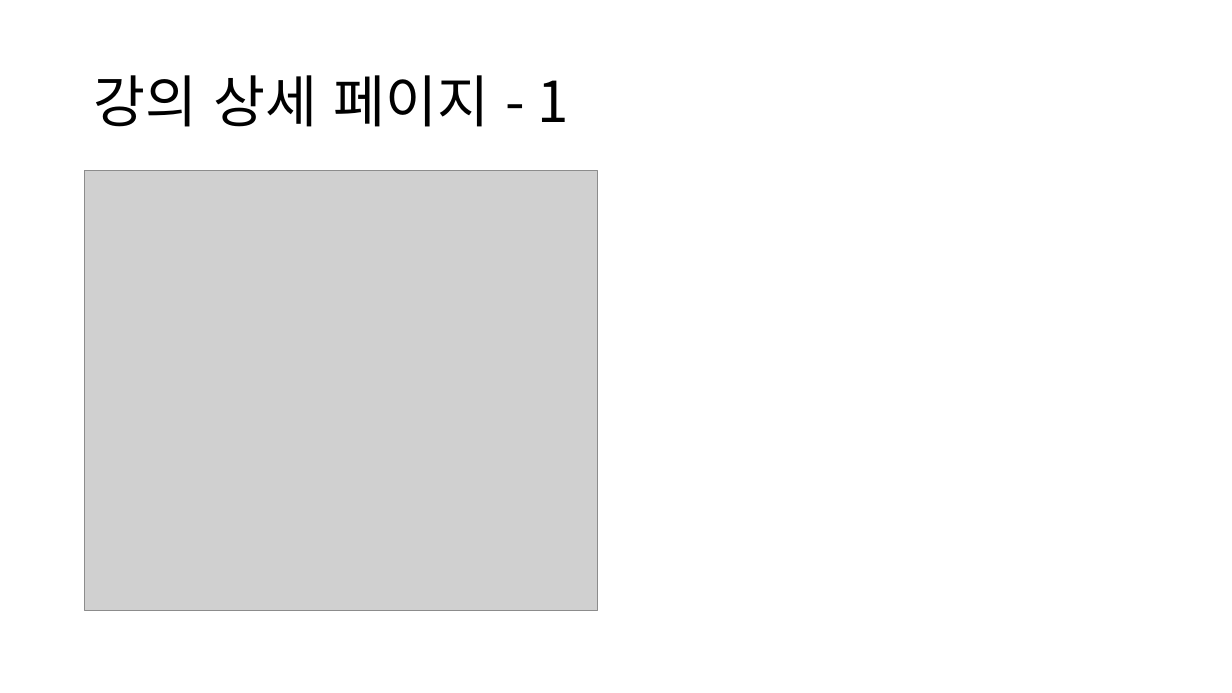
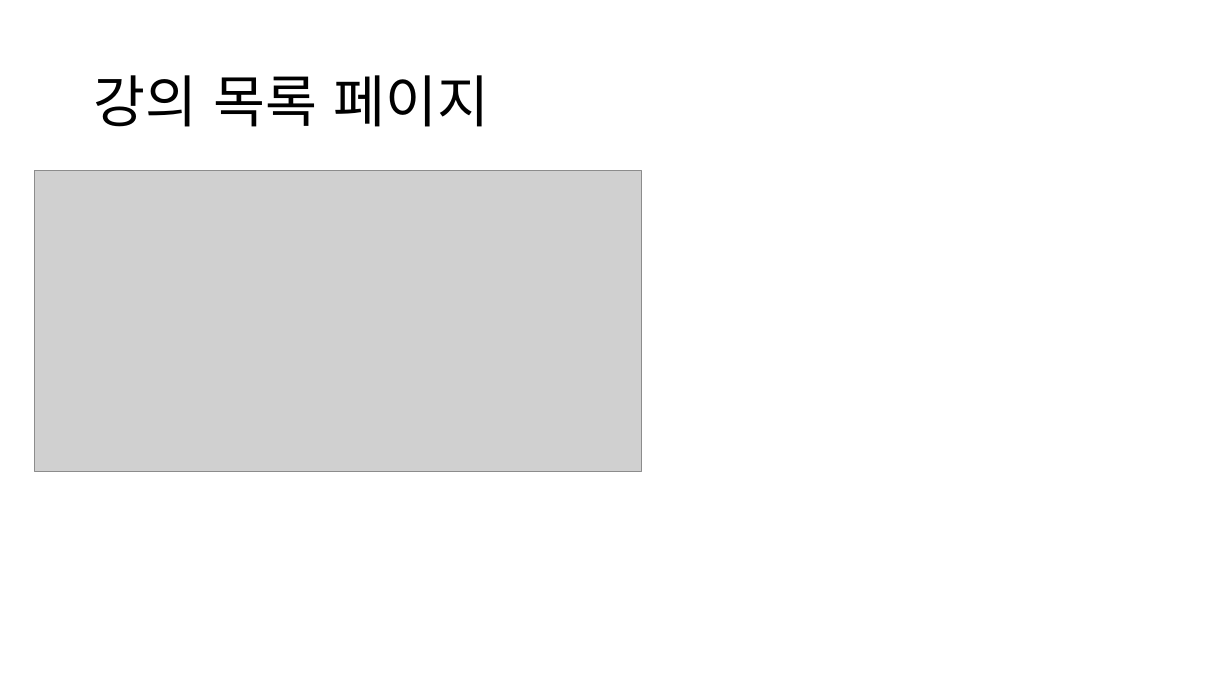
Before and after one commit to NALASAI/SelfIntroduction, a slide deck: slide 11 of 1조 project 포트폴리오(이력서용).pptx (slide 10 before the commit). Drawn at 1232x693 pixels with LibreOffice and Linux fonts; fonts in the diff are those of the drawing; grey boxes stand for pictures. Boxes give left, top, right and bottom in pixels: in the first picture for what was removed or moved away, otherwise in the second. Text is boxed around its words. In the diff, an @@ line names an element or a change of style, - is before the commit and + after.

```diff
--- a/1조 project 포트폴리오(이력서용).pptx
+++ b/1조 project 포트폴리오(이력서용).pptx
@@ title at bbox=[94, 75, 489, 127]: text changed @@
-강의 상세 페이지 - 1
+강의 목록 페이지
@@ picture: place and size @@
-picture at bbox=[85, 171, 598, 611]
+picture at bbox=[34, 171, 641, 471]
```
Also in this commit, not shown: 4 other slides changed, 5 slides added, 16 other files.
